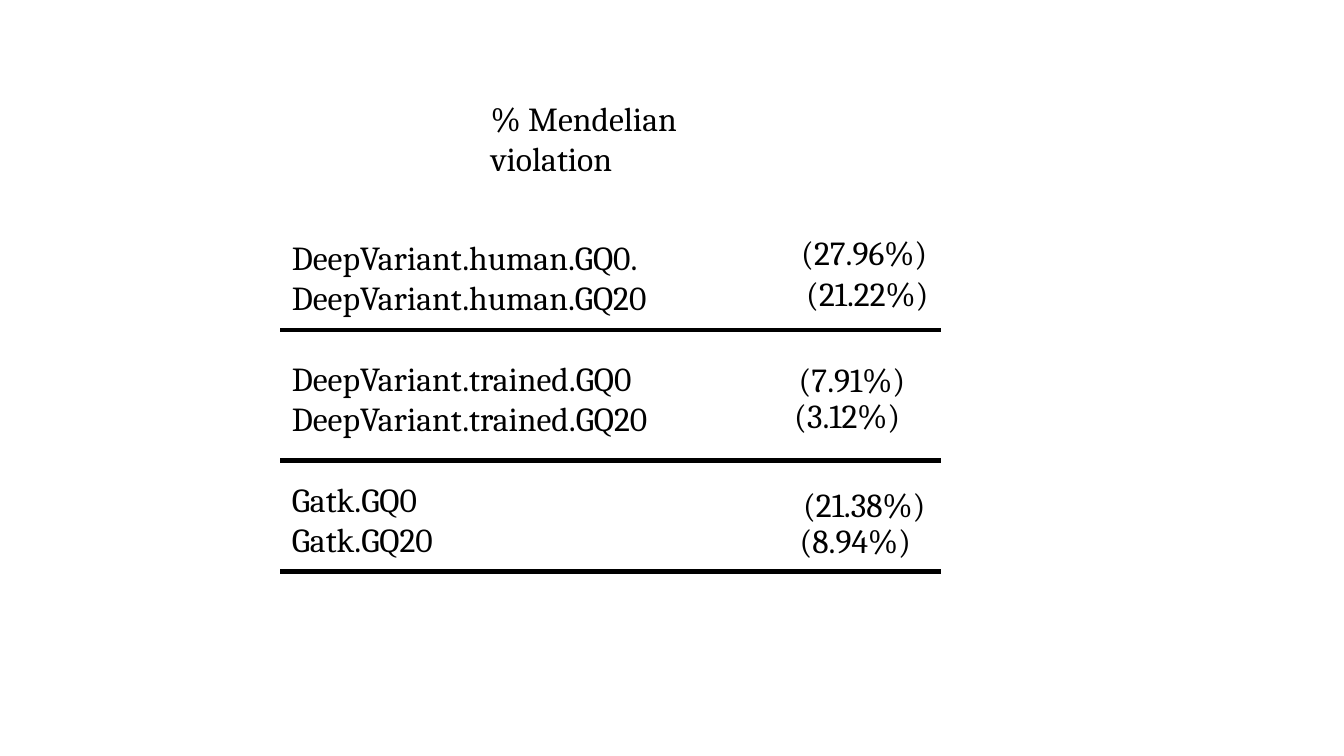
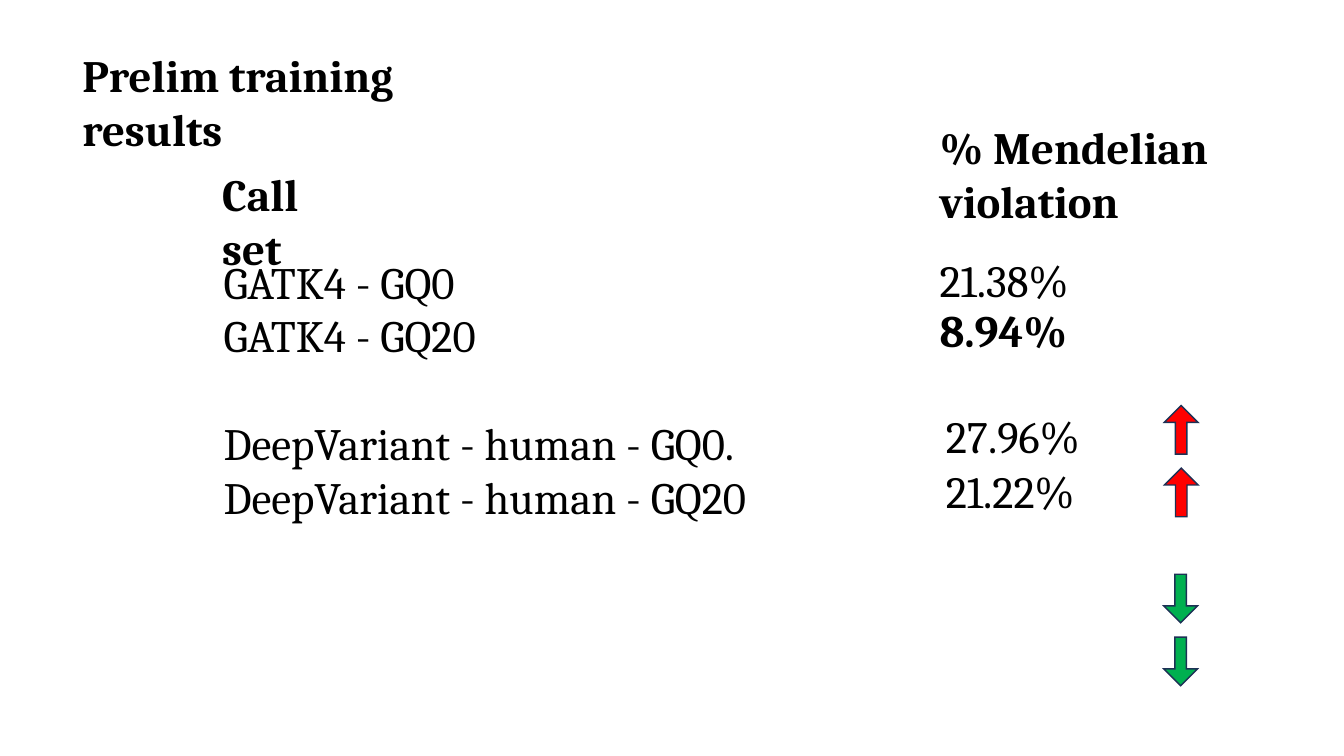
Before and after one commit to DanJeffries/FITNESS, a slide deck: slide 10 of Presentations/DV_SNP_calling_301023.pptx (slide 4 before the commit). Drawn at 1344x756 pixels with LibreOffice and Linux fonts; fonts in the diff are those of the drawing. Boxes give left, top, right and bottom in pixels: in the first picture for what was removed or moved away, otherwise in the second. Text is boxed around its words. In the diff, an @@ line names an element or a change of style, - is before the commit and + after.

```diff
--- a/Presentations/DV_SNP_calling_301023.pptx
+++ b/Presentations/DV_SNP_calling_301023.pptx
@@ text added at (82, 61, 393, 147), 32 pt, text #000000, bold @@
+Prelim training results
@@ text at (940, 133, 1208, 219): text changed; size 24 to 32 pt; bold on @@
-% Mendelian violation
+% Mendelian
+violation
@@ text added at (222, 180, 298, 275), 32 pt, text #000000, bold @@
+Call set
@@ text at (224, 257, 746, 524): text changed; size 24 to 32 pt @@
-DeepVariant.human.GQ0.
-DeepVariant.human.GQ20
-DeepVariant.trained.GQ0
-DeepVariant.trained.GQ20
-Gatk.GQ0
-Gatk.GQ20
+GATK4 - GQ0
+GATK4 - GQ20
+DeepVariant - human - GQ0.
+DeepVariant - human - GQ20
+DeepVariant – trained - GQ0
+DeepVariant – trained - GQ20
@@ text at (940, 265, 1069, 299): text changed; size 24 to 32 pt @@
-(21.38%)
+21.38%
@@ text at (940, 316, 1068, 348): text changed; size 24 to 32 pt; bold on @@
-(8.94%)
+8.94%
@@ line removed from (280, 330) to (941, 330) @@
@@ text removed at (799, 368, 905, 397) @@
-(7.91%)
@@ text removed at (794, 404, 900, 433) @@
-(3.12%)
@@ up arrow added at (1165, 405, 1198, 454), fill #FF0000, outline #1E3256 1 pt @@
@@ text at (946, 421, 1080, 455): text changed; size 24 to 32 pt @@
-(27.96%)
+27.96%
@@ line removed from (280, 461) to (941, 461) @@
@@ text at (946, 476, 1075, 510): text changed; size 24 to 32 pt @@
-(21.22%)
+21.22%
@@ up arrow added at (1165, 468, 1198, 516), fill #FF0000, outline #1E3256 1 pt @@
@@ rectangle added at (124, 524, 1143, 718), fill #FFFFFF @@
@@ line removed from (280, 572) to (941, 572) @@
@@ up arrow added at (1165, 575, 1198, 623), fill #00B050, outline #1E3256 1 pt @@
@@ up arrow added at (1165, 637, 1198, 686), fill #00B050, outline #1E3256 1 pt @@
```
Also in this commit, not shown: 2 other slides changed, 7 slides added, 2 other files.
